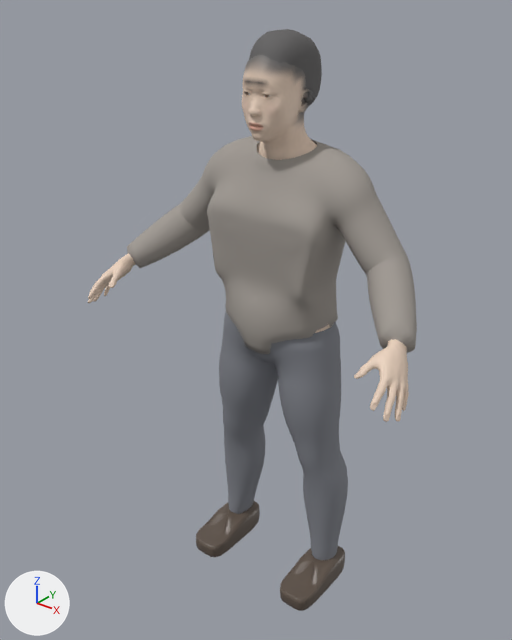
A saved change to the glTF model assets/people/prof_normal.glb.
One viewpoint serves both versions: a 50 mm lens placed at (1.069, -1.467, 1.73), pointed at (-0.039, -0.081, 0.87). Every picture has the same lights, and +X, +Y and +Z are marked at lower left. The picture after the commit comes second. Vertices at exactly the same position are counted once.

Script lines for the objects in view, before the commit:
```python
mat_top = principled_material('Top')
mat_top.base_color = (0.36, 0.33, 0.3)  # grey #a29b95
mat_top.roughness = 0.9
me_body = bpy.data.meshes.new('Body')
me_body.from_pydata(...)  # 8855 vertices, 17310 faces; spans x -0.51..0.51, y -0.32..0.11, z 0.06..1.59
# faces by material slot: [16390, 280, 192, 448]
me_body.materials.append(mat_skin)
me_body.materials.append(mat_eye)
me_body.materials.append(mat_teeth)
me_body.materials.append(mat_tongue)
me_shoe_l = bpy.data.meshes.new('Shoe_l')
me_shoe_l.from_pydata(...)  # 436 vertices, 856 faces; spans x 0.12..0.229, y -0.19..0.067, z -0.004..0.094
me_shoe_l.materials.append(mat_shoes)  # brown #61554b
me_top = bpy.data.meshes.new('Top')
me_top.from_pydata(...)  # 2538 vertices, 4920 faces; spans x -0.471..0.471, y -0.189..0.119, z 0.793..1.358
me_top.materials.append(mat_top)  # grey #a29b95
ob_body = bpy.data.objects.new('Body', me_body)
ob_body.location = (0.0, 0.0, 0.0)
ob_shoe_l = bpy.data.objects.new('Shoe_l', me_shoe_l)
ob_shoe_l.location = (0.0, 0.0, 0.0)
ob_top = bpy.data.objects.new('Top', me_top)
ob_top.location = (0.0, 0.0, 0.0)
# also in view: 'Pants' at (0.0, -0.01, 0.486); 'Shoe_r' at (-0.175, -0.062, 0.045); 'Hair' at (0.0, -0.018, 1.523)
```
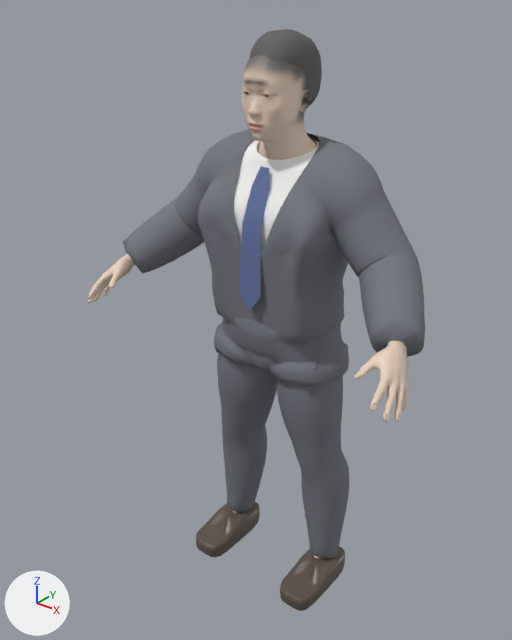
Changed parts and their boxes (x1, y1, x2, y2) in the pictures (512 x 640 px; the box of a moved part takes in the faces that stretch with it):
'Outer', added: after (123, 130, 425, 387)
'Top', recoloured: (234, 139, 404, 344) in both
'Tie', added (blue): after (239, 167, 270, 310)
part 1 of me_top, moved or reshaped: before (204, 160, 347, 354); after (234, 166, 297, 255)

Edits to the bpy script that builds the scene:
```text
Change mat_top:
    mat_top.base_color: (0.36, 0.33, 0.3) -> (0.93, 0.93, 0.91)  # grey #a29b95 -> white #f7f7f5
Add mat_tie:
    mat_tie = principled_material('Tie')
    mat_tie.base_color = (0.12, 0.17, 0.36)  # blue #6173a2
    mat_tie.roughness = 0.55
Add mat_outer:
    mat_outer = principled_material('Outer')
    mat_outer.base_color = (0.18, 0.19, 0.22)  # grey #767981
    mat_outer.roughness = 0.9
Change me_top:
    where me_top.from_pydata(...)  # 2538 vertices, 4920 faces; spans x -0.471..0.471, y -0.189..0.119, z 0.793..1.358
    used by ob_top; location = (0.0, 0.0, 0.0)
    me_top part 1: 1060 of 2538 vertices moved; they spanned x -0.212..0.212, y -0.151..0.107, z 0.793..1.27 and now span x -0.212..0.212, y -0.146..0.109, z 0.793..1.271; mean shift (0.0, -0.003, 0.0); largest move (0.163, -0.038, 0.907) -> (0.156, -0.096, 0.905)
Add me_tie:
    me_tie.from_pydata([(-0.013, -0.095, 1.305), (0.013, -0.095, 1.305), (-0.028, -0.111, 1.26), (0.027, -0.111, 1.26), (-0.029, -0.13, 1.215), (0.029, -0.13, 1.215), (-0.031, -0.147, 1.17), (0.03, -0.147, 1.17), (-0.032, -0.15, 1.124), (0.032, -0.15, 1.124), (-0.034, -0.154, 1.079), (0.033, -0.154, 1.079), (-0.035, -0.156, 1.034), (0.035, -0.156, 1.034), (-0.037, -0.156, 0.989), (0.036, -0.156, 0.989), (-0.005, -0.161, 0.943), (0.005, -0.161, 0.943)], [], [(0, 1, 3), (0, 3, 2), (2, 3, 5), (2, 5, 4), (4, 5, 7), (4, 7, 6), (6, 7, 9), (6, 9, 8), (8, 9, 11), (8, 11, 10), (10, 11, 13), (10, 13, 12), (12, 13, 15), (12, 15, 14), (14, 15, 17), (14, 17, 16)])
    me_tie.materials.append(mat_tie)  # blue #6173a2
Add me_outer:
    me_outer.from_pydata(...)  # 2667 vertices, 5096 faces; spans x -0.487..0.487, y -0.201..0.14, z 0.717..1.368
    me_outer.materials.append(mat_outer)  # grey #767981
Add ob_tie:
    ob_tie = bpy.data.objects.new('Tie', me_tie)
    ob_tie.location = (0.0, 0.0, 0.0)
Add ob_outer:
    ob_outer = bpy.data.objects.new('Outer', me_outer)
    ob_outer.location = (0.0, 0.0, 0.0)
```
